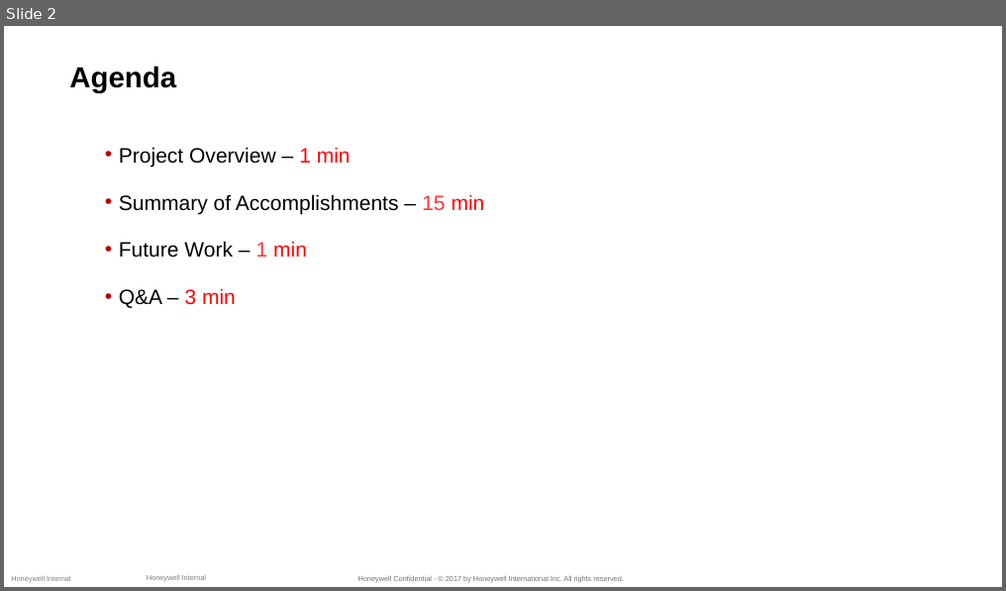
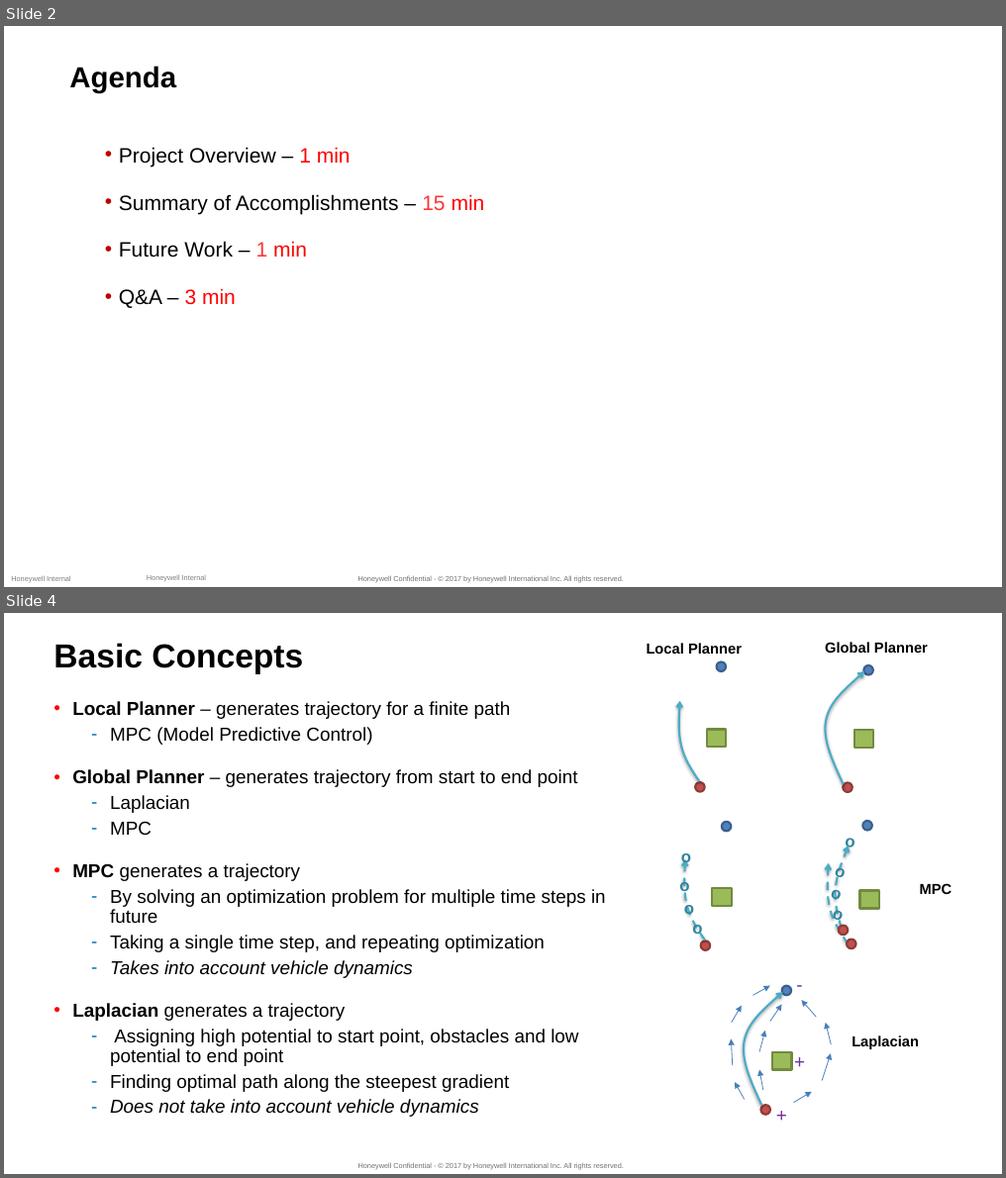
Before and after one commit to suvoganguli/TrajGen, a slide deck: slides/Final Review - Trajectory Generation.pptx. Shown one above the other, each under a label of ours: slide 2 before the commit, slides 2 and 4 after it; the slides between them are not shown. The pictures are 1006x591 and 1006x1178 pixels, drawn with LibreOffice and Linux fonts; fonts in the diff are those of the drawing; background and template pictures are left out. Boxes give left, top, right and bottom in pixels: in the first picture for what was removed or moved away, otherwise in the second. Text is boxed around its words. In the diff, an @@ line names an element or a change of style, - is before the commit and + after.

Commit message:
Almost complete (except for Future Work)

```diff
--- a/slides/Final Review - Trajectory Generation.pptx
+++ b/slides/Final Review - Trajectory Generation.pptx
@@ slide 4 added at [4, 613, 1002, 1174], background #FFFFFF; not listed: 1 template element that a slide beside it also shows @@
@@ title added at [54, 643, 303, 674], 32 pt, text #000000, bold @@
+Basic Concepts
@@ group added at [647, 642, 928, 792]: 4 ellipses, 2 rectangles, 2 freeform shapes, 2 texts @@
+Global Planner
+Local Planner
@@ text added at [72, 701, 606, 1117], 18 pt, text #000000 @@
+• Local Planner – generates trajectory for a finite path
+  – MPC (Model Predictive Control)
+• Global Planner – generates trajectory from start to end point
+  – Laplacian
+  – MPC
+• MPC generates a trajectory
+  – By solving an optimization problem for multiple time steps in future
+  – Taking a single time step, and repeating optimization
+  – Takes into account vehicle dynamics
+• Laplacian generates a trajectory
+  – Assigning high potential to start point, obstacles and low potential to end point
+  – Finding optimal path along the steepest gradient
+  – Does not take into account vehicle dynamics
@@ group added at [679, 821, 952, 951]: 9 texts, 5 ellipses, 3 freeform shapes, 2 rectangles @@
+o
+o
+o
+o
+o
+o
+o
+o
+MPC
@@ group added at [731, 969, 919, 1130]: 11 arrows, 4 texts, 2 ellipses, 1 rectangle, 1 freeform shape @@
++
++
+-
+Laplacian
```
Also in this commit, not shown: 7 slides changed, 1 other slide added, 3 slides removed.
